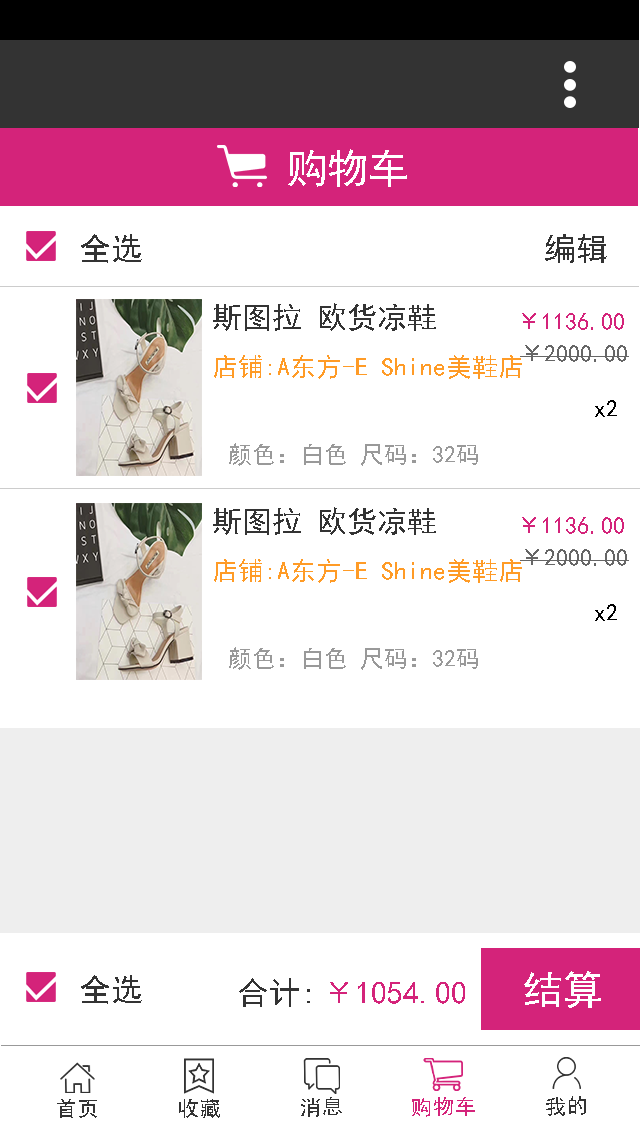
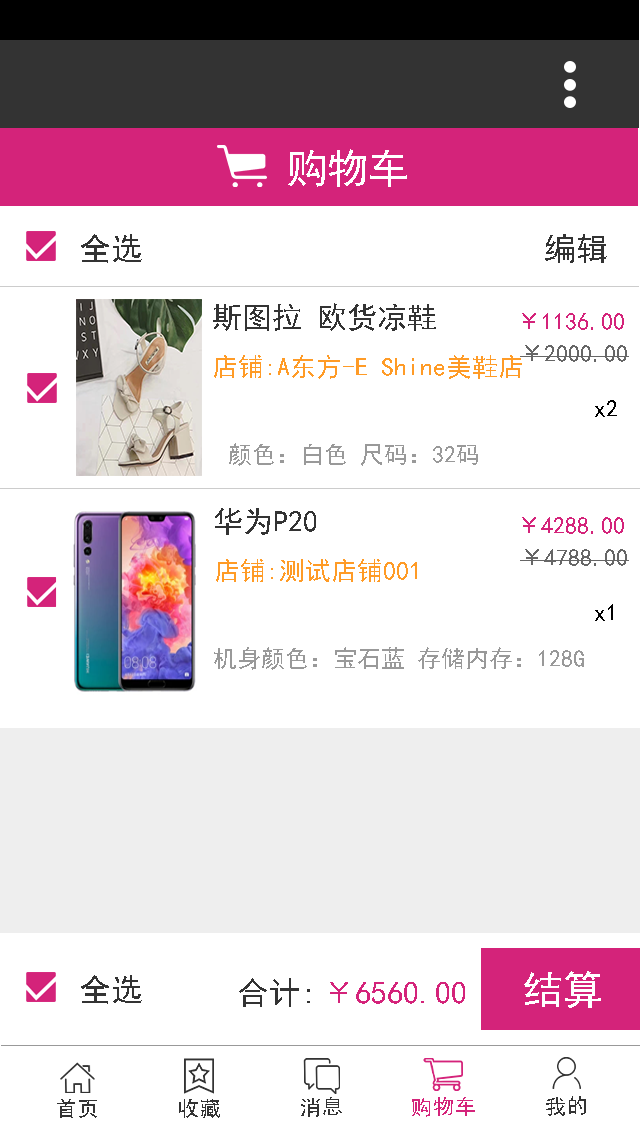
Layer changes from the first 640 x 1136 image to the second:
painted on "原价" (1st of 2, in "商品1 副本") over [544, 549, 591, 566]
painted on "价格" (1st of 2, in "商品1 副本") over [541, 517, 588, 534]
painted on "数量" (1st of 2, in "商品1 副本") over [607, 604, 617, 620]
painted on "属性" (1st of 2, in "商品1 副本") over [214, 647, 584, 670]
painted on "店铺：优衣库" (1st of 2, in "商品1 副本") over [214, 559, 522, 583]
renamed "斯图拉 欧货凉鞋" to "华为P20", painted on it over [213, 507, 436, 535]
removed layer "WeChat Image_20170524191255 副本" (1st of 2, in "商品1 副本") from group "商品1 副本" over [76, 503, 202, 680]
added layer "图层 1" in group "商品1 副本" over [56, 503, 202, 694]
painted on "总价" over [356, 982, 418, 1004]
